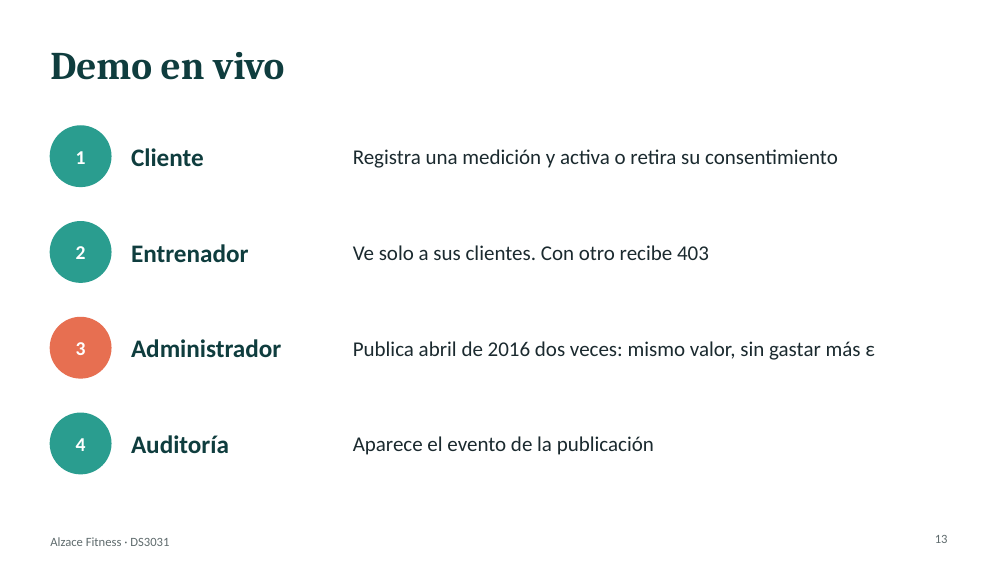
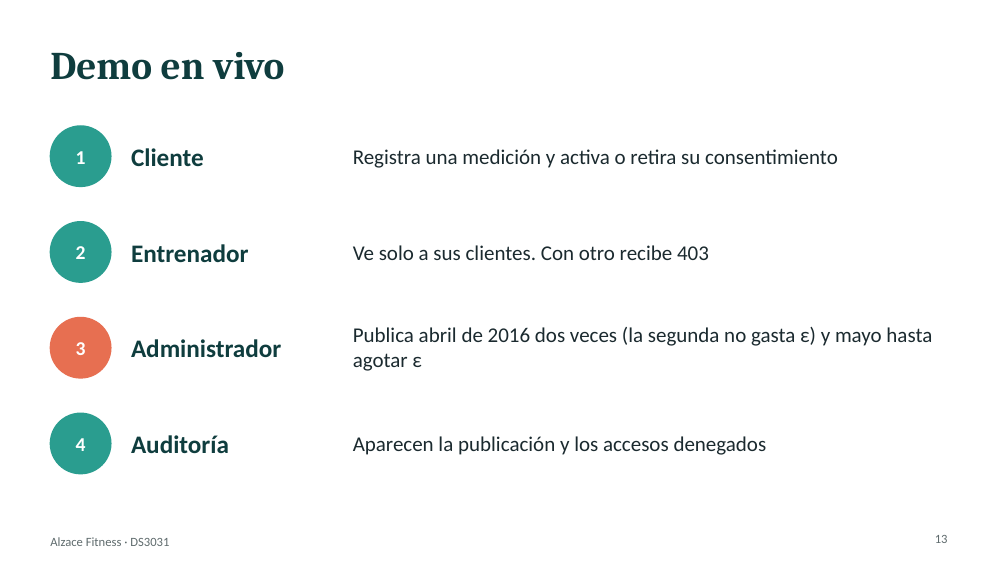
Before and after one commit to JoelxD12O/Proyecto-2---etica-y-seguridad-de-datos, a slide deck: slide 13 of presentacion/Presentacion_Alzace_Final.pptx. Drawn at 1008x567 pixels with LibreOffice and Linux fonts; fonts in the diff are those of the drawing. Boxes give left, top, right and bottom in pixels: in the first picture for what was removed or moved away, otherwise in the second. Text is boxed around its words. In the diff, an @@ line names an element or a change of style, - is before the commit and + after.

```diff
--- a/presentacion/Presentacion_Alzace_Final.pptx
+++ b/presentacion/Presentacion_Alzace_Final.pptx
@@ text at [353,327,932,371]: text changed @@
-Publica abril de 2016 dos veces: mismo valor, sin gastar más ε
+Publica abril de 2016 dos veces (la segunda no gasta ε) y mayo hasta agotar ε
@@ text at [353,436,767,455]: text changed @@
-Aparece el evento de la publicación
+Aparecen la publicación y los accesos denegados
```
Also in this commit, not shown: 11 other slides changed, 1 slide added, 13 other files.
